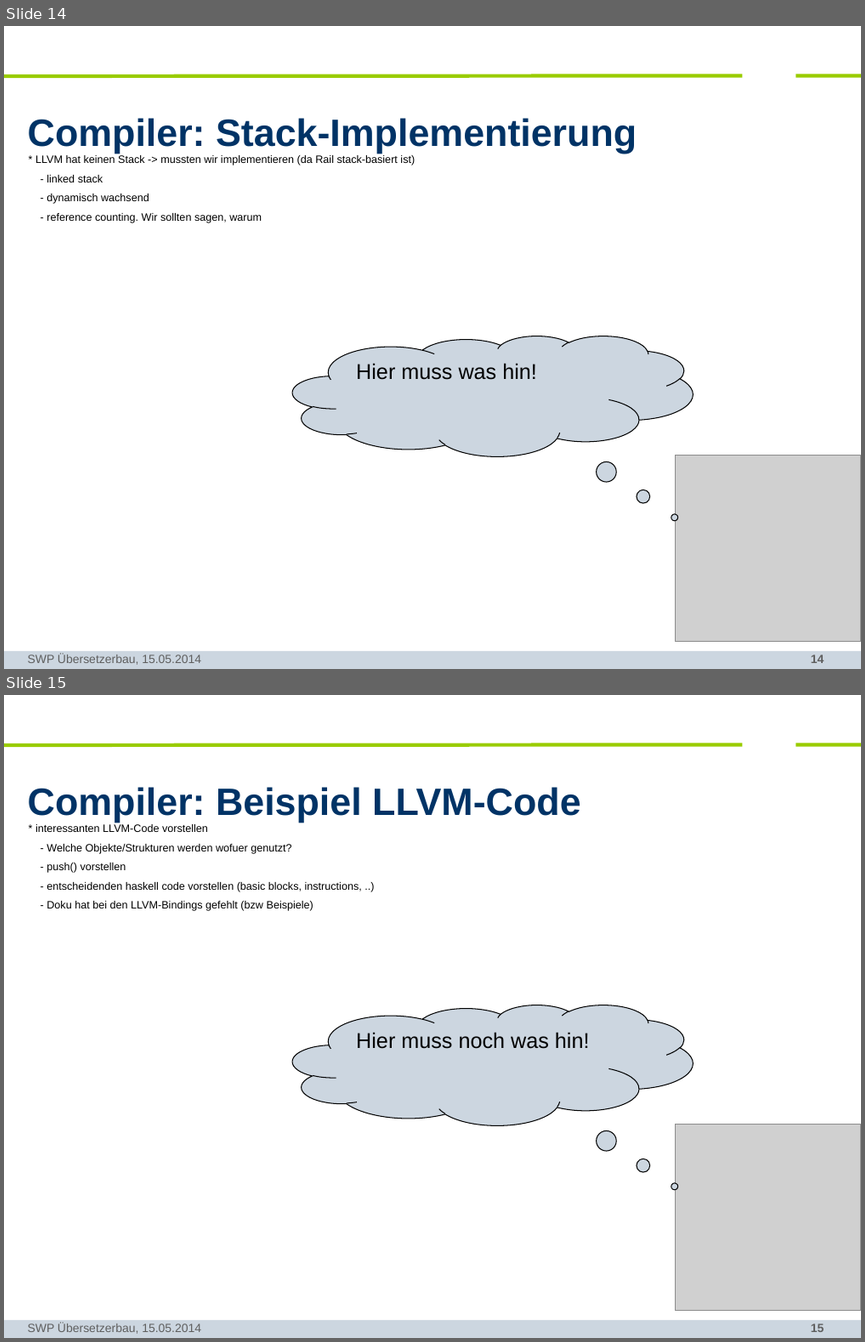
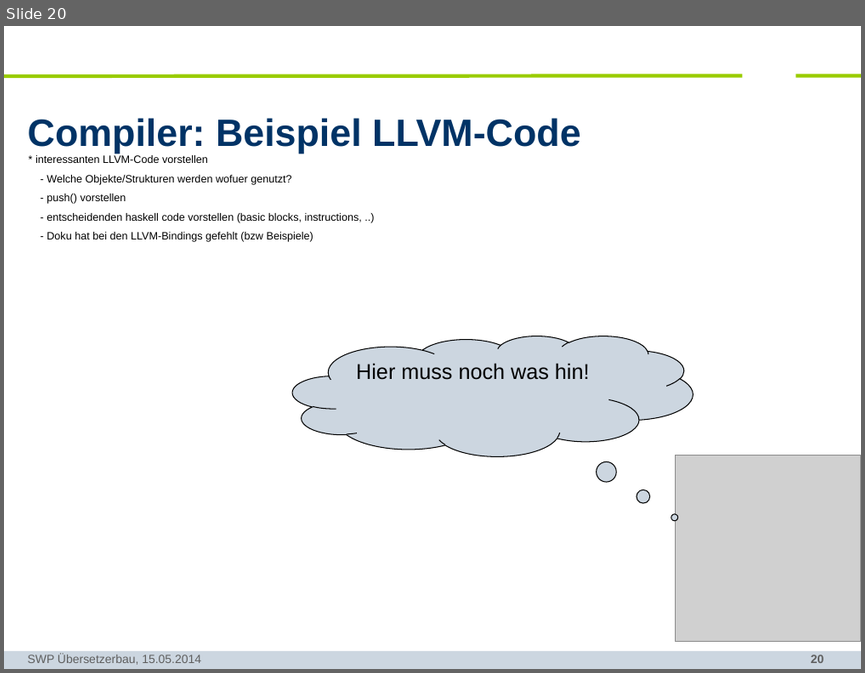
Before and after one commit to SWP-Ubau-SoSe2014-Haskell/SWPSoSe14, a slide deck: documentation/SWPSoSe14MS3.ppt. Shown one above the other, each under a label of ours: slides 14 and 15 before the commit, slide 20 after it. The pictures are 865x1342 and 865x673 pixels, drawn with LibreOffice and Linux fonts; fonts in the diff are those of the drawing; grey boxes stand for pictures; background and template pictures are left out. Boxes give left, top, right and bottom in pixels: in the first picture for what was removed or moved away, otherwise in the second. Text is boxed around its words. In the diff, an @@ line names an element or a change of style, - is before the commit and + after.

```diff
--- a/documentation/SWPSoSe14MS3.ppt
+++ b/documentation/SWPSoSe14MS3.ppt
@@ slide 14 removed at (4, 26, 861, 669), background #FFFFFF; not listed: 4 template elements that a slide beside it also shows @@
@@ title removed at (28, 118, 636, 154) @@
-Compiler: Stack-Implementierung
@@ text removed at (35, 155, 415, 223) @@
-* LLVM hat keinen Stack -> mussten wir implementieren (da Rail stack-basiert ist)
-- linked stack
-- dynamisch wachsend
-- reference counting. Wir sollten sagen, warum
@@ thought cloud removed at (293, 335, 692, 456) @@
-Hier muss was hin!
@@ picture removed at (675, 455, 861, 641) @@
@@ text removed at (28, 653, 201, 664) @@
-SWP Übersetzerbau, 15.05.2014
@@ what was slide 15 is now slide 20 @@
@@ page number at (811, 654, 824, 663): text changed @@
-15
+20
```
Also in this commit, not shown: 6 slides changed, 16 slides added, 2 other slides removed.
